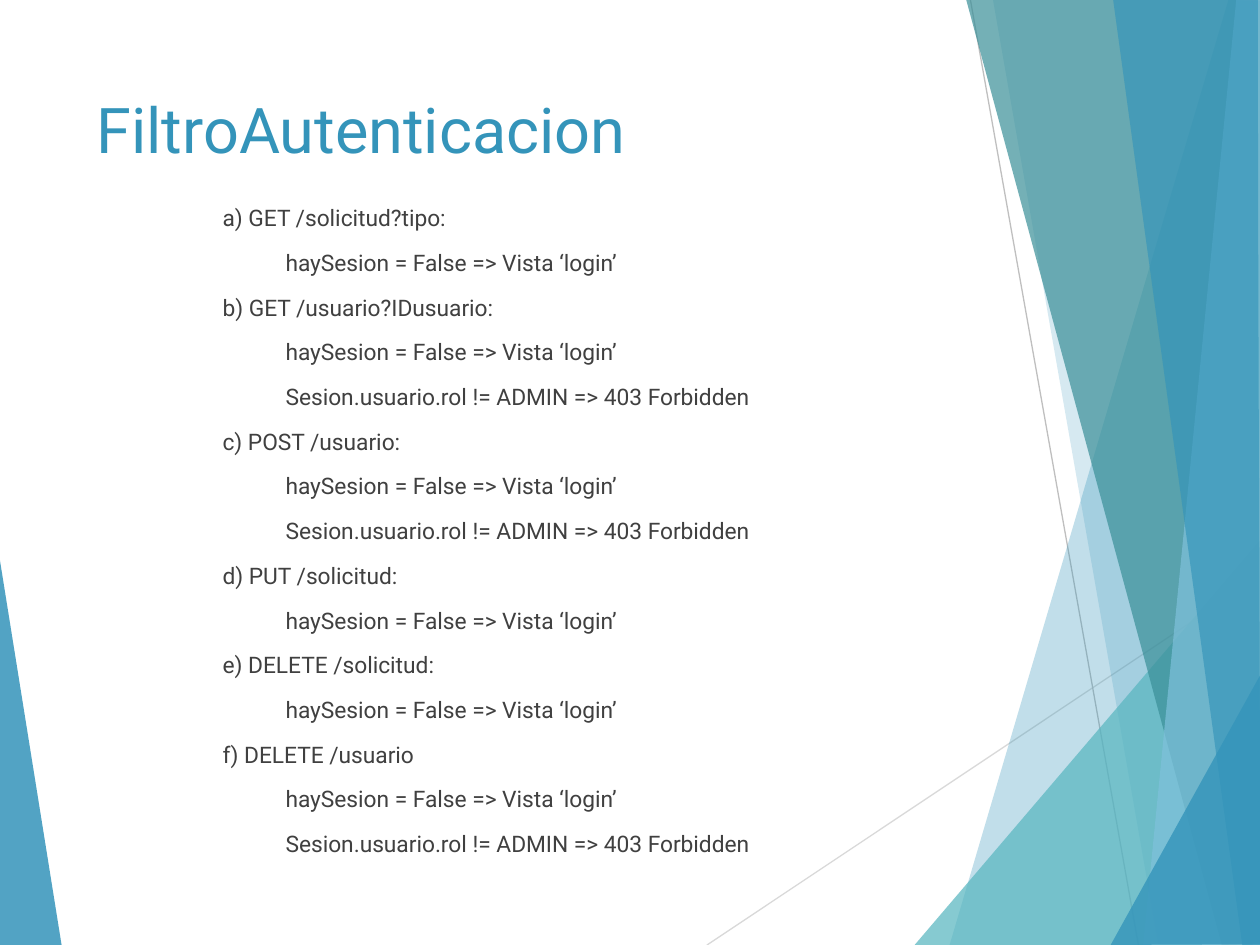
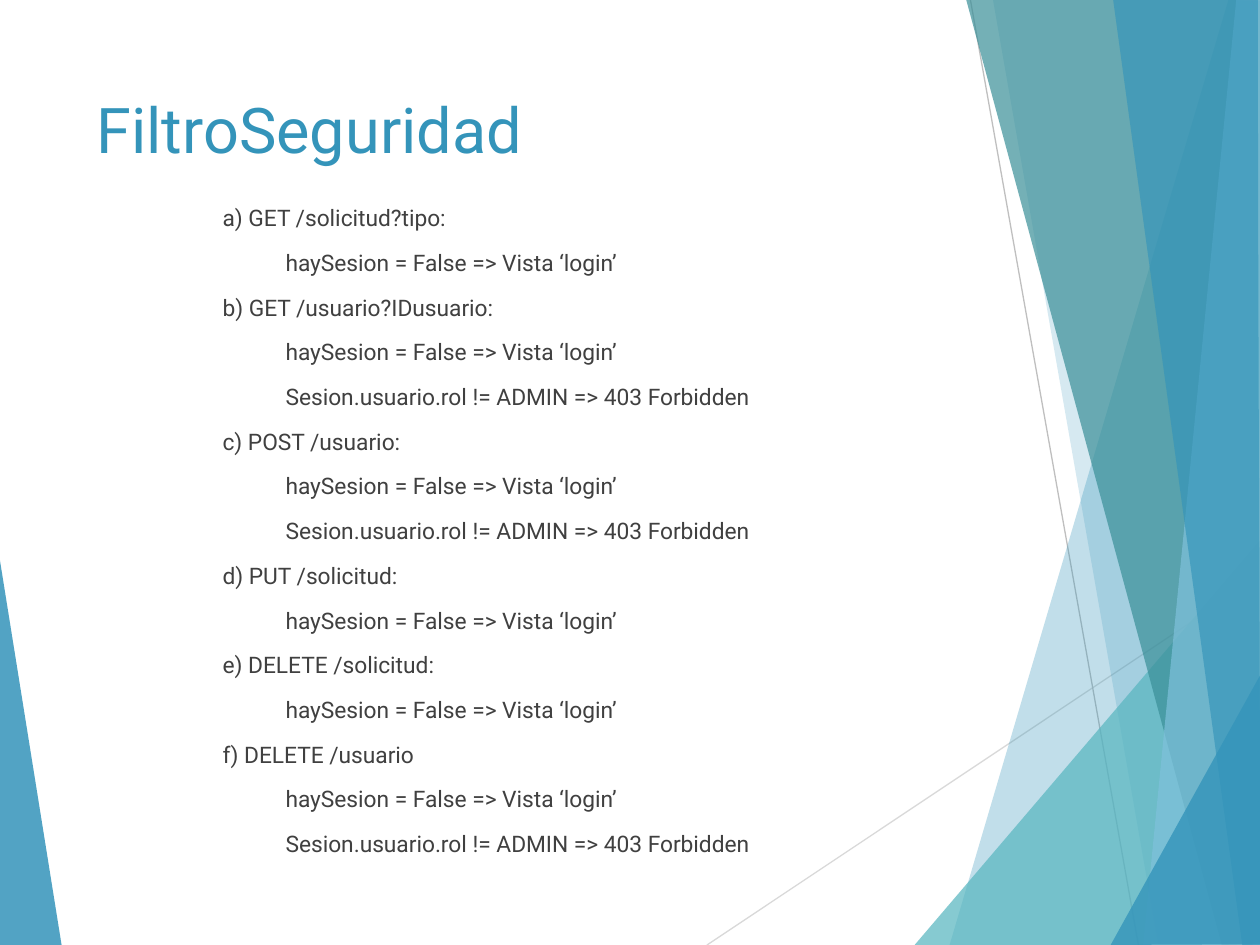
Before and after one commit to eruizgar91/GTU14, a slide deck: slide 26 of docs/Presentacion1/presentacion.pptx. Drawn at 1260x945 pixels with LibreOffice and Linux fonts; fonts in the diff are those of the drawing. Boxes give left, top, right and bottom in pixels: in the first picture for what was removed or moved away, otherwise in the second. Text is boxed around its words. In the diff, an @@ line names an element or a change of style, - is before the commit and + after.

Commit message:
Puestas tildes y cambiado FiltroAutenticacion por FiltroSeguridad. En el diagrama de componentes se llama filtroSeguridad porque no solo hace autenticacion sino tambien control de acceso.

```diff
--- a/docs/Presentacion1/presentacion.pptx
+++ b/docs/Presentacion1/presentacion.pptx
@@ title at [97, 105, 522, 166]: text changed @@
-FiltroAutenticacion
+FiltroSeguridad
```
Also in this commit, not shown: 5 other slides changed.
